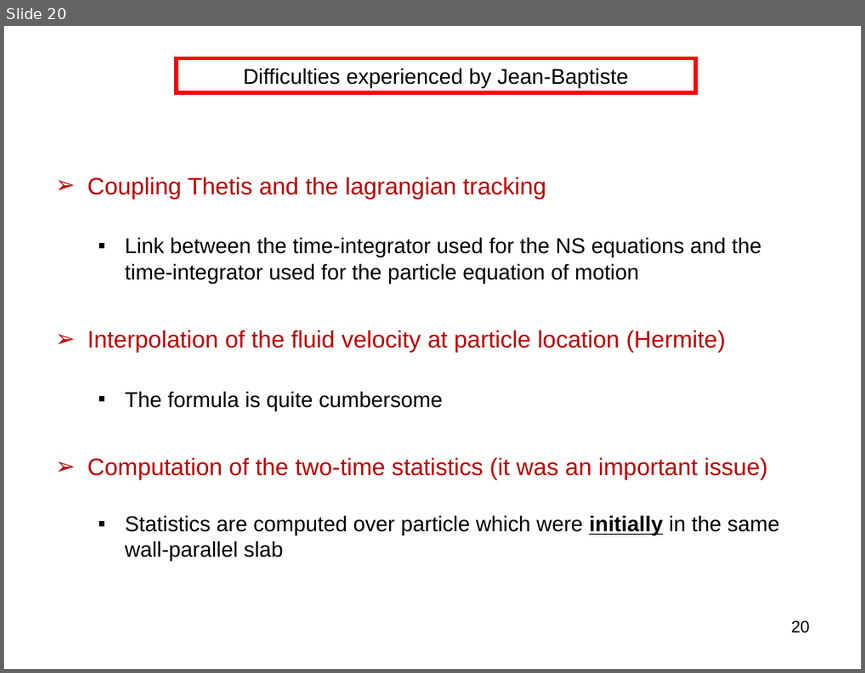
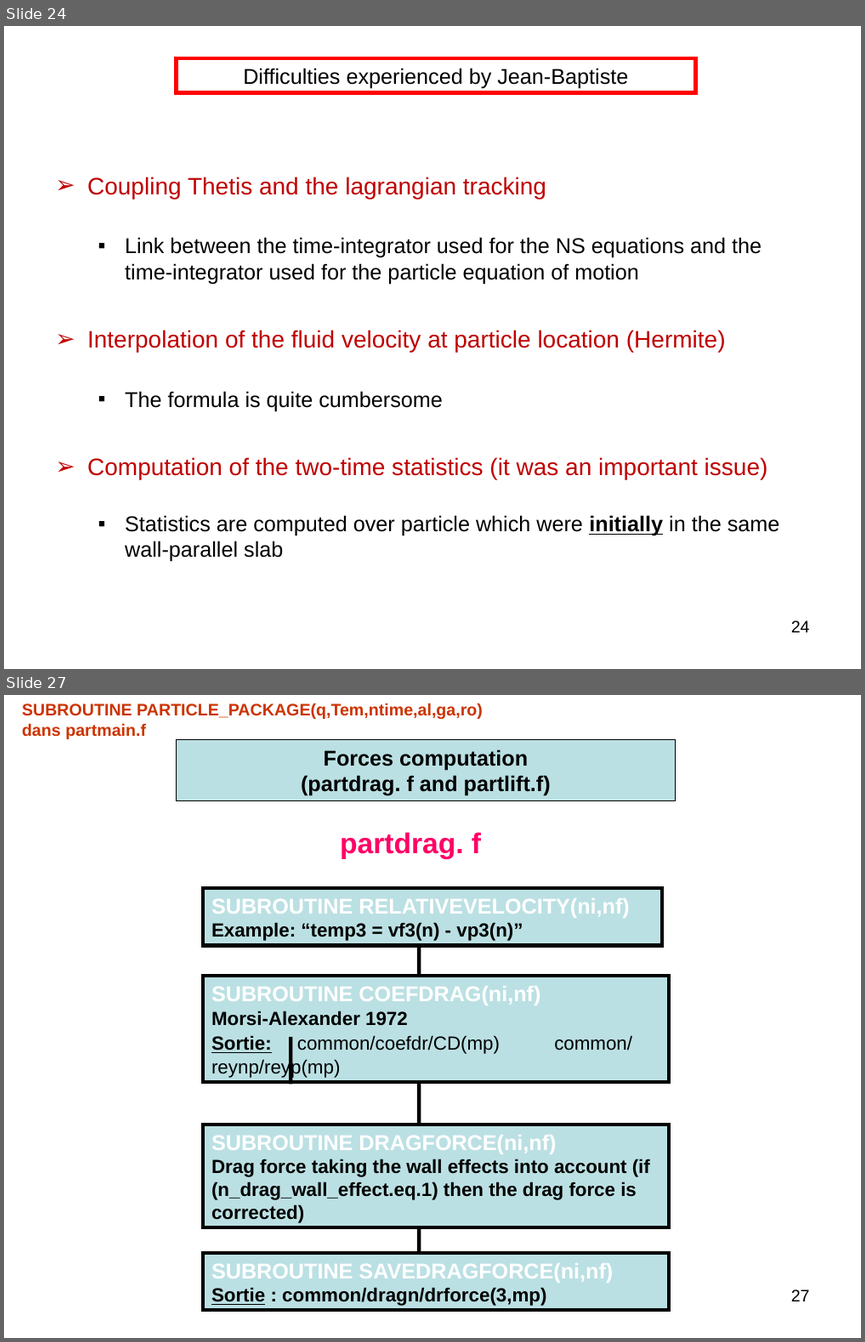
Before and after one commit to markus-abel/parpar, a slide deck: Suivi_lagrangien.ppt. Shown one above the other, each under a label of ours: slide 20 before the commit, slides 24 and 27 after it; the slides between them are not shown. The pictures are 865x673 and 865x1342 pixels, drawn with LibreOffice and Linux fonts; fonts in the diff are those of the drawing. Boxes give left, top, right and bottom in pixels: in the first picture for what was removed or moved away, otherwise in the second. Text is boxed around its words. In the diff, an @@ line names an element or a change of style, - is before the commit and + after.

```diff
--- a/Suivi_lagrangien.ppt
+++ b/Suivi_lagrangien.ppt
@@ slide 27 added at <box>4,695,861,1338</box>, background #FFFFFF @@
@@ text added at <box>22,703,483,739</box>, 14 pt, text #CC3300, bold @@
+SUBROUTINE PARTICLE_PACKAGE(q,Tem,ntime,al,ga,ro)
+dans partmain.f
@@ rectangle added at <box>177,739,676,800</box>, fill #BBE0E3, outline #000000 0.74 pt, 18 pt, text #000000, bold @@
+Forces computation
+(partdrag. f and partlift.f)
@@ text added at <box>340,832,481,859</box>, 24 pt, text #FF0066, bold @@
+partdrag. f
@@ rectangle added at <box>203,888,661,945</box>, fill #BBE0E3, outline #000000 3 pt, 18 pt, text #FFFFFF, bold @@
+SUBROUTINE RELATIVEVELOCITY(ni,nf)
+Example: “temp3 = vf3(n) - vp3(n)”
@@ line added from (419, 922) to (419, 1279), #000000 3.26 pt @@
@@ rectangle added at <box>203,976,668,1083</box>, fill #BBE0E3, outline #000000 3 pt, 16 pt, text #000000, bold @@
+SUBROUTINE COEFDRAG(ni,nf)
+Morsi-Alexander 1972
+Sortie: common/coefdr/CD(mp) common/reynp/reyp(mp)
@@ line added from (291, 1037) to (291, 1084), #000000 3 pt @@
@@ rectangle added at <box>203,1124,668,1227</box>, fill #BBE0E3, outline #000000 3 pt, 16 pt, text #000000, bold @@
+SUBROUTINE DRAGFORCE(ni,nf)
+Drag force taking the wall effects into account (if (n_drag_wall_effect.eq.1) then the drag force is corrected)
@@ rectangle added at <box>203,1253,668,1310</box>, fill #BBE0E3, outline #000000 3 pt, 16 pt, text #000000, bold @@
+SUBROUTINE SAVEDRAGFORCE(ni,nf)
+Sortie : common/dragn/drforce(3,mp)
@@ page number added at <box>791,1289,810,1301</box>, 14 pt, text #000000 @@
+27
@@ what was slide 20 is now slide 24 @@
@@ page number at <box>791,620,810,632</box>: text changed @@
-20
+24
```
Also in this commit, not shown: 7 slides changed, 8 other slides added.
